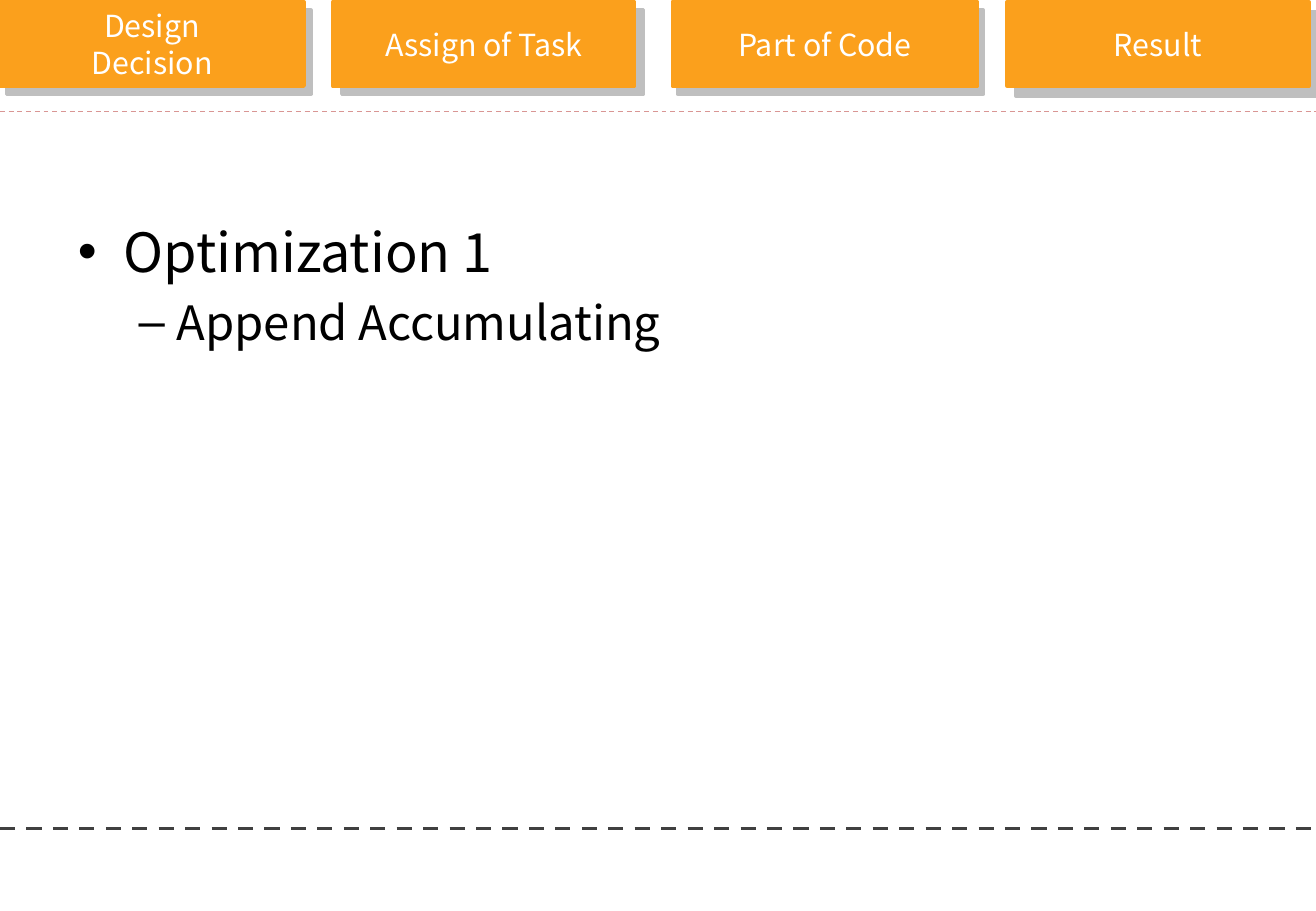
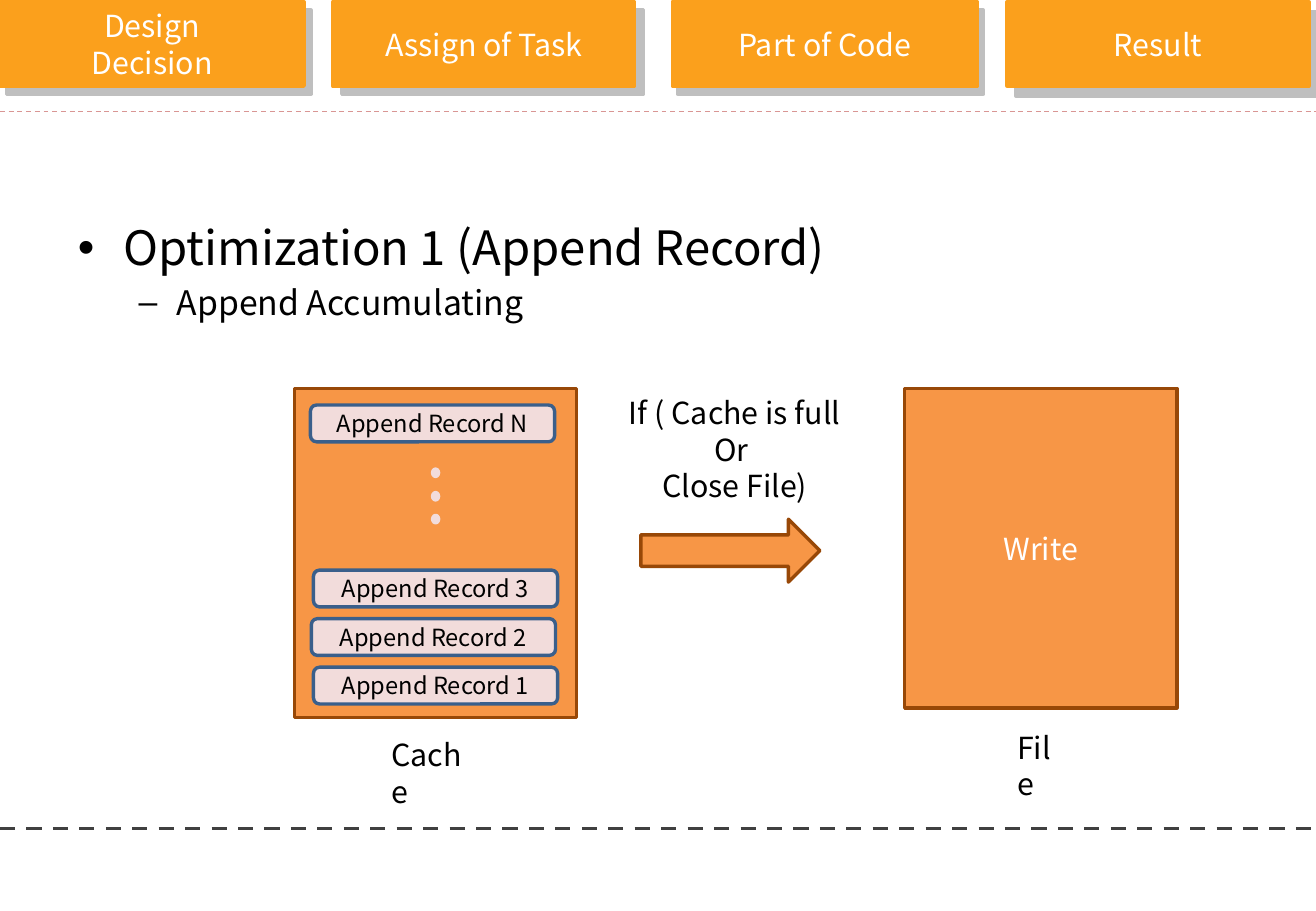
Before and after one commit to clover3/orange, a slide deck: slide 20 of Document/orange_progress.pptx (slide 19 before the commit). Drawn at 1316x911 pixels with LibreOffice and Linux fonts; fonts in the diff are those of the drawing; background and template pictures are left out. Boxes give left, top, right and bottom in pixels: in the first picture for what was removed or moved away, otherwise in the second. Text is boxed around its words. In the diff, an @@ line names an element or a change of style, - is before the commit and + after.

```diff
--- a/Document/orange_progress.pptx
+++ b/Document/orange_progress.pptx
@@ text at box(124, 226, 825, 276): text changed; size 32 to 28 pt @@
-• Optimization 1
+• Optimization 1 (Append Record)
@@ text at box(177, 288, 523, 324): size 28 to 20 pt in "Append Accumulating"; less space between paragraphs @@
@@ rectangle added at box(294, 389, 576, 718), fill #F79646, outline #984807 2 pt @@
@@ rectangle added at box(905, 389, 1177, 708), fill #F79646, outline #984807 2 pt, 18 pt, text #FFFFFF @@
+Write
@@ rounded rectangle added at box(311, 405, 555, 441), fill #F2DCDB, outline #3A5F8C 2 pt, 14 pt, text #000000 @@
+Append Record N
@@ text added at box(629, 399, 840, 503), 18 pt, text #000000 @@
+If ( Cache is full
+Or
+Close File)
@@ ellipse added at box(433, 469, 439, 476), fill #F2DCDB, outline #F2DCDB 2 pt @@
@@ ellipse added at box(433, 493, 439, 501), fill #F2DCDB, outline #F2DCDB 2 pt @@
@@ ellipse added at box(433, 515, 439, 523), fill #F2DCDB, outline #F2DCDB 2 pt @@
@@ right arrow added at box(642, 519, 820, 582), fill #F79646, outline #984807 2 pt @@
@@ rounded rectangle added at box(314, 570, 558, 606), fill #F2DCDB, outline #3A5F8C 2 pt, 14 pt, text #000000 @@
+Append Record 3
@@ rounded rectangle added at box(311, 619, 555, 655), fill #F2DCDB, outline #3A5F8C 2 pt, 14 pt, text #000000 @@
+Append Record 2
@@ rounded rectangle added at box(314, 667, 558, 704), fill #F2DCDB, outline #3A5F8C 2 pt, 14 pt, text #000000 @@
+Append Record 1
@@ text added at box(379, 732, 487, 780), 18 pt, text #000000 @@
+Cache
@@ text added at box(1006, 723, 1078, 772), 18 pt, text #000000 @@
+File
```
Also in this commit, not shown: 7 other slides changed, 2 slides added.
